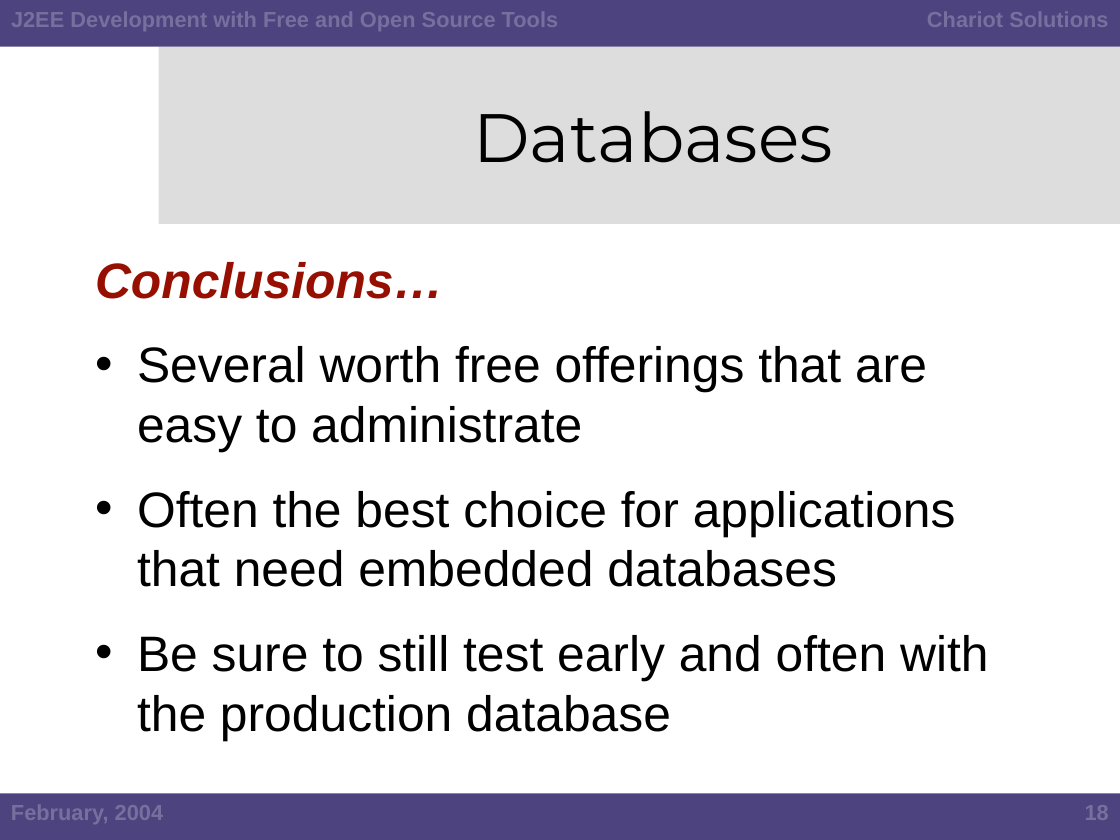
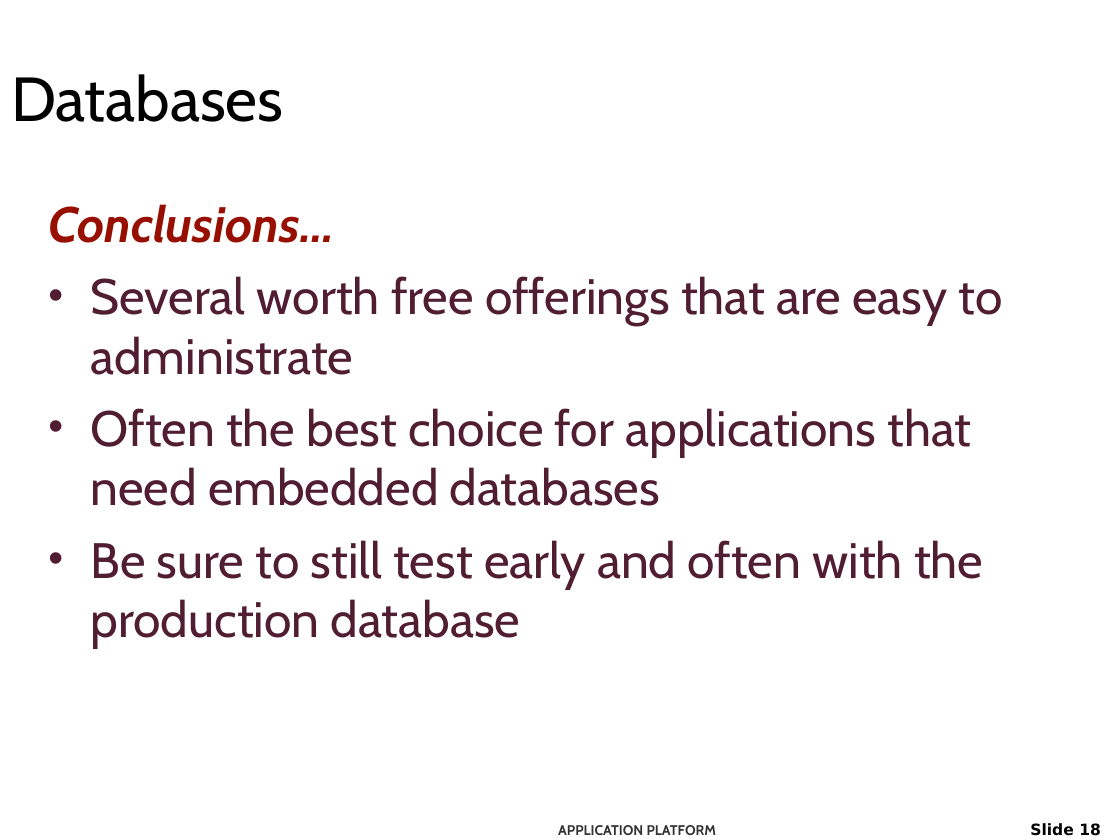
Before and after one commit to netspective/NEFS, a slide deck: slide 18 of support/docs/J2EE Development Using Open Source Software.ppt. Drawn at 1120x840 pixels with LibreOffice and Linux fonts; fonts in the diff are those of the drawing; background and template pictures are left out. Boxes give left, top, right and bottom in pixels: in the first picture for what was removed or moved away, otherwise in the second. Text is boxed around its words. In the diff, an @@ line names an element or a change of style, - is before the commit and + after.

Commit message:
The theme has been replaced, but it's still got foreign content that needs to be replaced and reworked.

```diff
--- a/support/docs/J2EE Development Using Open Source Software.ppt
+++ b/support/docs/J2EE Development Using Open Source Software.ppt
@@ rectangle removed at bbox=[0, 0, 1120, 47] @@
@@ text removed at bbox=[11, 12, 559, 31] @@
-J2EE Development with Free and Open Source Tools
@@ text removed at bbox=[927, 12, 1108, 27] @@
-Chariot Solutions
@@ title "Databases": place and size @@
-title "Databases" at bbox=[473, 111, 833, 163]
+title "Databases" at bbox=[11, 74, 283, 122]
@@ title "Databases" at bbox=[11, 74, 283, 122]: size 44 to 40 pt, font Montserrat to Cabin; alignment centre to left @@
@@ rectangle removed at bbox=[159, 47, 1120, 224] @@
@@ text "Conclusions…": place and size @@
-text "Conclusions…" at bbox=[95, 262, 988, 741]
+text "Conclusions…" at bbox=[48, 204, 1003, 648]
@@ text "Conclusions…" at bbox=[48, 204, 1003, 648]: font Arial to Cabin, text colour #000000 to #511D30; less space between paragraphs; bullet colour #000000 to #511D30 @@
@@ rectangle removed at bbox=[0, 793, 1120, 840] @@
@@ text removed at bbox=[11, 805, 164, 824] @@
-February, 2004
@@ page number removed at bbox=[1085, 805, 1109, 820] @@
-18
@@ text added at bbox=[558, 825, 717, 835], 9 pt, text #333333, bold @@
+APPLICATION PLATFORM
@@ page number added at bbox=[1030, 823, 1101, 836], 10 pt, text #000000, bold @@
+Slide 18
```
Also in this commit, not shown: 87 other slides changed, 1 slide added, 2 slides removed.
